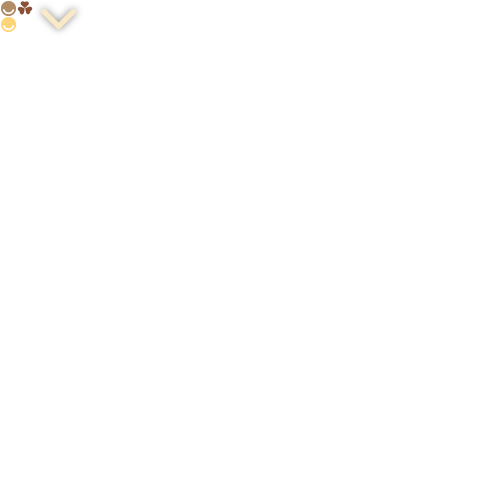
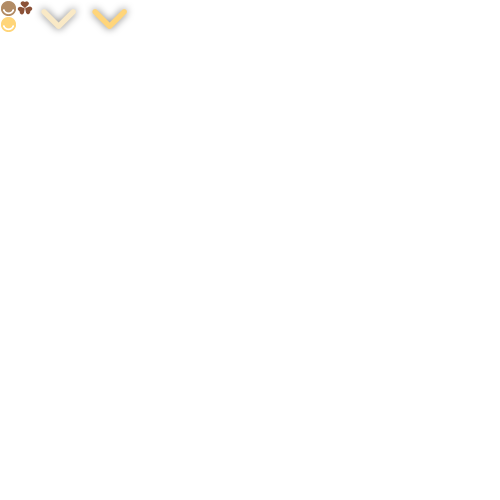
Layered file, before and after one edit (500px x 500px). Changes by layer:
added layer "V active" in group "V" over [86, 3, 133, 35]
